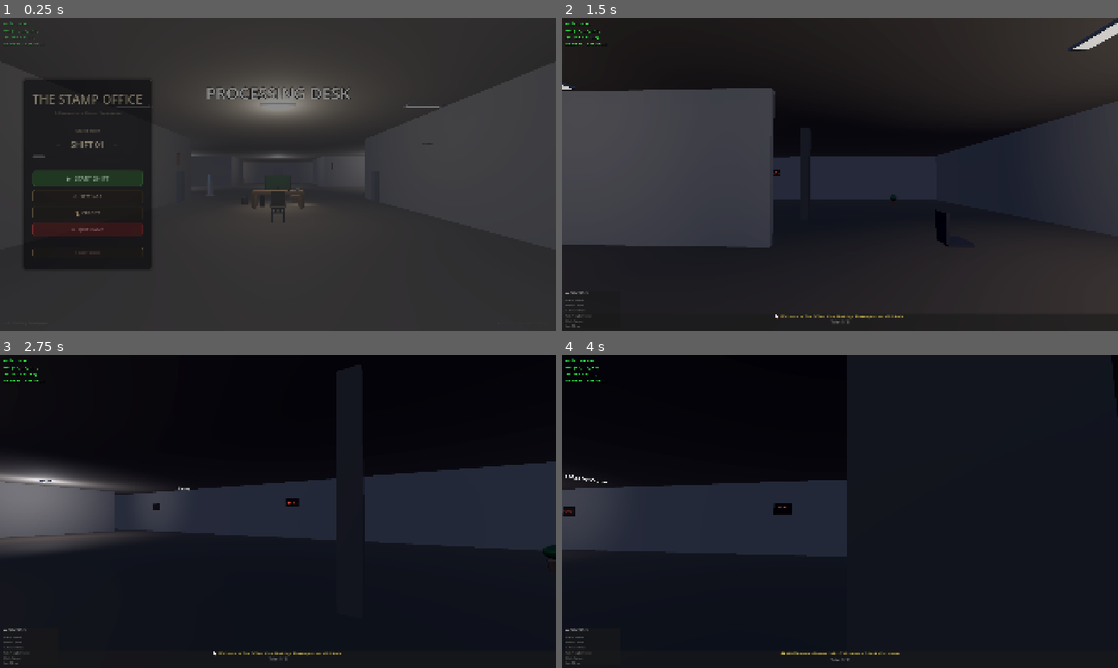
Above: before the commit, frames 1-4 (two rows, left to right).
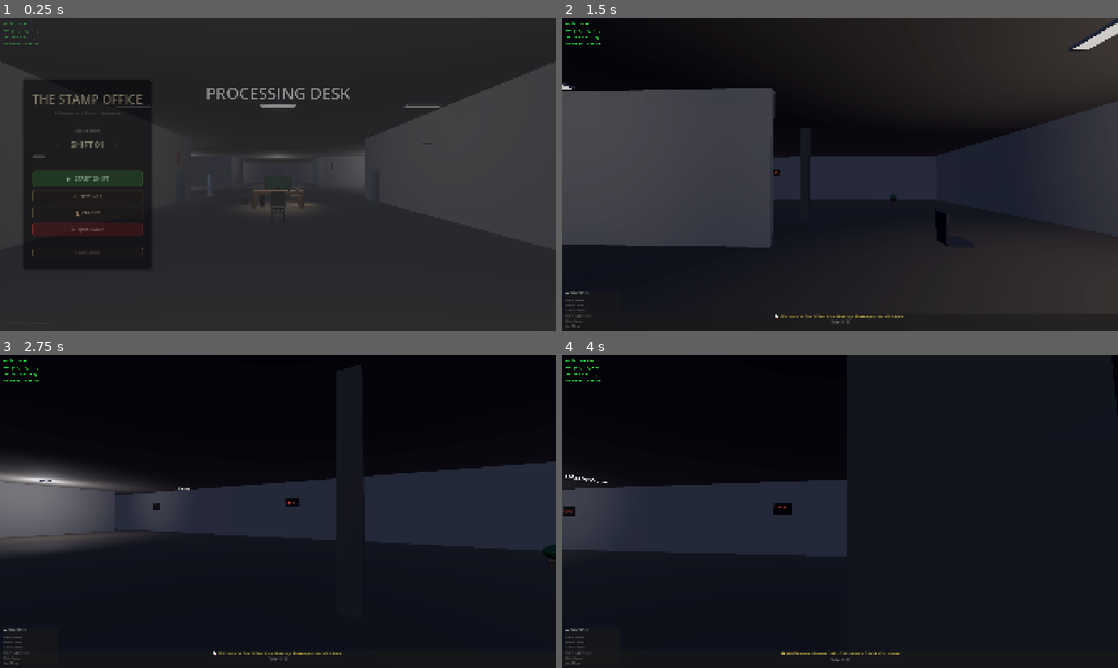
Above: after the commit, the same moments.

Repository: ThanhNguyxn/the-stamp-office
Game: Godot game, scene res://scenes/Main.tscn
The game is run twice, just before and just after one commit, with the same random seed, the same clock (stepped at 60 frames per second) and the same inputs.
Inputs (mouse positions are in pixels of both pictures, inside the frame that each line leads up to):
- Up to frame 1 (0.25 s): no input
- Up to frame 2 (1.5 s): click "▶ START SHIFT" at 0.5 s; tap Enter at 1.25 s; move the mouse to (867, 174) at 1.27 s; hold W (move_forward) from 1.28 s (still down); tap E (interact_desk) at 1.35 s
- Up to frame 3 (2.75 s): keep holding W (move_forward); tap Space (move_jump) at 1.52, 2.27 s; move the mouse to (250, 511) at 2.02 s; tap Shift (move_sprint) at 2.1 s
- Up to frame 4 (4 s): keep holding W (move_forward); move the mouse to (851, 505) at 2.77 s; tap Tab (toggle_cursor) at 2.85 s; move the mouse to (812, 574) at 3.52 s; tap Enter at 3.6 s; click (812, 574) at 3.67 s; tap Space (move_jump) at 3.77 s

The runs differ from the first frame. In frame 1, 5.3% of the frame differs, in the area x 32-68%, y 13-36%; in frame 2, 0.6%; in frame 3, less than 0.1%; in frame 4, less than 0.1%.

Commit message:
feat: Add creepy details to Archive
New props for horror atmosphere:
- OldPapersPile (x3) - yellowed documents stacked on cabinets
- DustyShelf (x2) - old shelves mounted on back wall with papers
- Ladder with 6 steps - wooden ladder leaning against wall
- Cobweb (x3) - spider webs in ceiling corners
- ArchiveLight - dim warm light for creepy ambiance

Creates dusty, abandoned feel for the archive area

Diff:
--- a/game/scenes/Office3D.tscn
+++ b/game/scenes/Office3D.tscn
@@ -684,6 +684,41 @@
 [sub_resource type="BoxShape3D" id="BoxShape_counter"]
 size = Vector3(1.5, 0.9, 0.6)
 
+[sub_resource type="BoxMesh" id="BoxMesh_old_papers"]
+size = Vector3(0.35, 0.15, 0.25)
+
+[sub_resource type="StandardMaterial3D" id="Material_old_papers"]
+albedo_color = Color(0.85, 0.78, 0.6, 1)
+roughness = 0.95
+
+[sub_resource type="BoxMesh" id="BoxMesh_ladder_rail"]
+size = Vector3(0.05, 2.0, 0.05)
+
+[sub_resource type="BoxMesh" id="BoxMesh_ladder_step"]
+size = Vector3(0.4, 0.03, 0.05)
+
+[sub_resource type="StandardMaterial3D" id="Material_ladder"]
+albedo_color = Color(0.5, 0.42, 0.32, 1)
+metallic = 0.1
+roughness = 0.7
+
+[sub_resource type="BoxMesh" id="BoxMesh_dusty_shelf"]
+size = Vector3(1.2, 0.04, 0.3)
+
+[sub_resource type="StandardMaterial3D" id="Material_dusty_shelf"]
+albedo_color = Color(0.4, 0.35, 0.28, 1)
+roughness = 0.9
+
+[sub_resource type="PrismMesh" id="PrismMesh_cobweb"]
+size = Vector3(0.8, 0.01, 0.8)
+
+[sub_resource type="StandardMaterial3D" id="Material_cobweb"]
+albedo_color = Color(0.9, 0.9, 0.9, 0.3)
+roughness = 1.0
+
+[sub_resource type="BoxShape3D" id="BoxShape_ladder"]
+size = Vector3(0.5, 2.0, 0.1)
+
 [sub_resource type="QuadMesh" id="QuadMesh_paper"]
 size = Vector2(1.6, 1.0)
 
@@ -1864,6 +1899,113 @@
 [node name="CollisionShape3D" type="CollisionShape3D" parent="Archive/Box3Collision"]
 shape = SubResource("BoxShape_box")
 
+[node name="OldPapersPile1" type="MeshInstance3D" parent="Archive"]
+transform = Transform3D(0.98, 0, 0.17, 0, 1, 0, -0.17, 0, 0.98, 0, 1.88, -5)
+mesh = SubResource("BoxMesh_old_papers")
+surface_material_override/0 = SubResource("Material_old_papers")
+
+[node name="OldPapersPile2" type="MeshInstance3D" parent="Archive"]
+transform = Transform3D(0.94, 0, -0.34, 0, 1, 0, 0.34, 0, 0.94, 0.12, 2.0, -5.05)
+mesh = SubResource("BoxMesh_old_papers")
+surface_material_override/0 = SubResource("Material_old_papers")
+
+[node name="OldPapersPile3" type="MeshInstance3D" parent="Archive"]
+transform = Transform3D(1, 0, 0, 0, 1, 0, 0, 0, 1, -0.1, 1.88, -3.5)
+mesh = SubResource("BoxMesh_old_papers")
+surface_material_override/0 = SubResource("Material_old_papers")
+
+[node name="DustyShelf1" type="MeshInstance3D" parent="Archive"]
+transform = Transform3D(1, 0, 0, 0, 1, 0, 0, 0, 1, -3, 1.5, -5.8)
+mesh = SubResource("BoxMesh_dusty_shelf")
+surface_material_override/0 = SubResource("Material_dusty_shelf")
+
+[node name="DustyShelf2" type="MeshInstance3D" parent="Archive"]
+transform = Transform3D(1, 0, 0, 0, 1, 0, 0, 0, 1, -3, 2.2, -5.8)
+mesh = SubResource("BoxMesh_dusty_shelf")
+surface_material_override/0 = SubResource("Material_dusty_shelf")
+
+[node name="ShelfPapers1" type="MeshInstance3D" parent="Archive"]
+transform = Transform3D(0.97, 0, 0.26, 0, 1, 0, -0.26, 0, 0.97, -3.2, 1.6, -5.8)
+mesh = SubResource("BoxMesh_old_papers")
+surface_material_override/0 = SubResource("Material_old_papers")
+
+[node name="ShelfPapers2" type="MeshInstance3D" parent="Archive"]
+transform = Transform3D(1, 0, 0, 0, 1, 0, 0, 0, 1, -2.8, 2.28, -5.8)
+mesh = SubResource("BoxMesh_old_papers")
+surface_material_override/0 = SubResource("Material_old_papers")
+
+[node name="Ladder" type="Node3D" parent="Archive"]
+transform = Transform3D(0.98, 0, 0.17, 0, 1, 0, -0.17, 0, 0.98, -2, 0, -4)
+
+[node name="RailLeft" type="MeshInstance3D" parent="Archive/Ladder"]
+transform = Transform3D(1, 0, 0, 0, 1, 0, 0, 0, 1, -0.2, 1.0, 0)
+mesh = SubResource("BoxMesh_ladder_rail")
+surface_material_override/0 = SubResource("Material_ladder")
+
+[node name="RailRight" type="MeshInstance3D" parent="Archive/Ladder"]
+transform = Transform3D(1, 0, 0, 0, 1, 0, 0, 0, 1, 0.2, 1.0, 0)
+mesh = SubResource("BoxMesh_ladder_rail")
+surface_material_override/0 = SubResource("Material_ladder")
+
+[node name="Step1" type="MeshInstance3D" parent="Archive/Ladder"]
+transform = Transform3D(1, 0, 0, 0, 1, 0, 0, 0, 1, 0, 0.3, 0)
+mesh = SubResource("BoxMesh_ladder_step")
+surface_material_override/0 = SubResource("Material_ladder")
+
+[node name="Step2" type="MeshInstance3D" parent="Archive/Ladder"]
+transform = Transform3D(1, 0, 0, 0, 1, 0, 0, 0, 1, 0, 0.6, 0)
+mesh = SubResource("BoxMesh_ladder_step")
+surface_material_override/0 = SubResource("Material_ladder")
+
+[node name="Step3" type="MeshInstance3D" parent="Archive/Ladder"]
+transform = Transform3D(1, 0, 0, 0, 1, 0, 0, 0, 1, 0, 0.9, 0)
+mesh = SubResource("BoxMesh_ladder_step")
+surface_material_override/0 = SubResource("Material_ladder")
+
+[node name="Step4" type="MeshInstance3D" parent="Archive/Ladder"]
+transform = Transform3D(1, 0, 0, 0, 1, 0, 0, 0, 1, 0, 1.2, 0)
+mesh = SubResource("BoxMesh_ladder_step")
+surface_material_override/0 = SubResource("Material_ladder")
+
+[node name="Step5" type="MeshInstance3D" parent="Archive/Ladder"]
+transform = Transform3D(1, 0, 0, 0, 1, 0, 0, 0, 1, 0, 1.5, 0)
+mesh = SubResource("BoxMesh_ladder_step")
+surface_material_override/0 = SubResource("Material_ladder")
+
+[node name="Step6" type="MeshInstance3D" parent="Archive/Ladder"]
+transform = Transform3D(1, 0, 0, 0, 1, 0, 0, 0, 1, 0, 1.8, 0)
+mesh = SubResource("BoxMesh_ladder_step")
+surface_material_override/0 = SubResource("Material_ladder")
+
+[node name="LadderCollision" type="StaticBody3D" parent="Archive"]
+transform = Transform3D(0.98, 0, 0.17, 0, 1, 0, -0.17, 0, 0.98, -2, 1.0, -4)
+
+[node name="CollisionShape3D" type="CollisionShape3D" parent="Archive/LadderCollision"]
+shape = SubResource("BoxShape_ladder")
+
+[node name="Cobweb1" type="MeshInstance3D" parent="Archive"]
+transform = Transform3D(1, 0, 0, 0, 0.17, -0.98, 0, 0.98, 0.17, 5.3, 3.5, -5.7)
+mesh = SubResource("PrismMesh_cobweb")
+surface_material_override/0 = SubResource("Material_cobweb")
+
+[node name="Cobweb2" type="MeshInstance3D" parent="Archive"]
+transform = Transform3D(0.7, 0, 0.7, 0, 0.17, -0.98, -0.7, 0.98, 0.12, -3.5, 3.5, -5.7)
+mesh = SubResource("PrismMesh_cobweb")
+surface_material_override/0 = SubResource("Material_cobweb")
+
+[node name="Cobweb3" type="MeshInstance3D" parent="Archive"]
+transform = Transform3D(0.5, 0, 0.87, 0, 0.17, -0.98, -0.87, 0.1, 0.08, 5.3, 3.5, -2)
+mesh = SubResource("PrismMesh_cobweb")
+surface_material_override/0 = SubResource("Material_cobweb")
+
+[node name="ArchiveLight" type="OmniLight3D" parent="Archive"]
+transform = Transform3D(1, 0, 0, 0, 1, 0, 0, 0, 1, 0, 3.2, -4)
+light_color = Color(0.9, 0.85, 0.7, 1)
+light_energy = 0.6
+light_indirect_energy = 0.3
+omni_range = 8.0
+omni_attenuation = 1.5
+
 [node name="Furniture" type="Node3D" parent="."]
 
 [node name="CabinetMain1" type="MeshInstance3D" parent="Furniture"]
Not shown: 1 places in game/scenes/Office3D.tscn that only renumber resources
